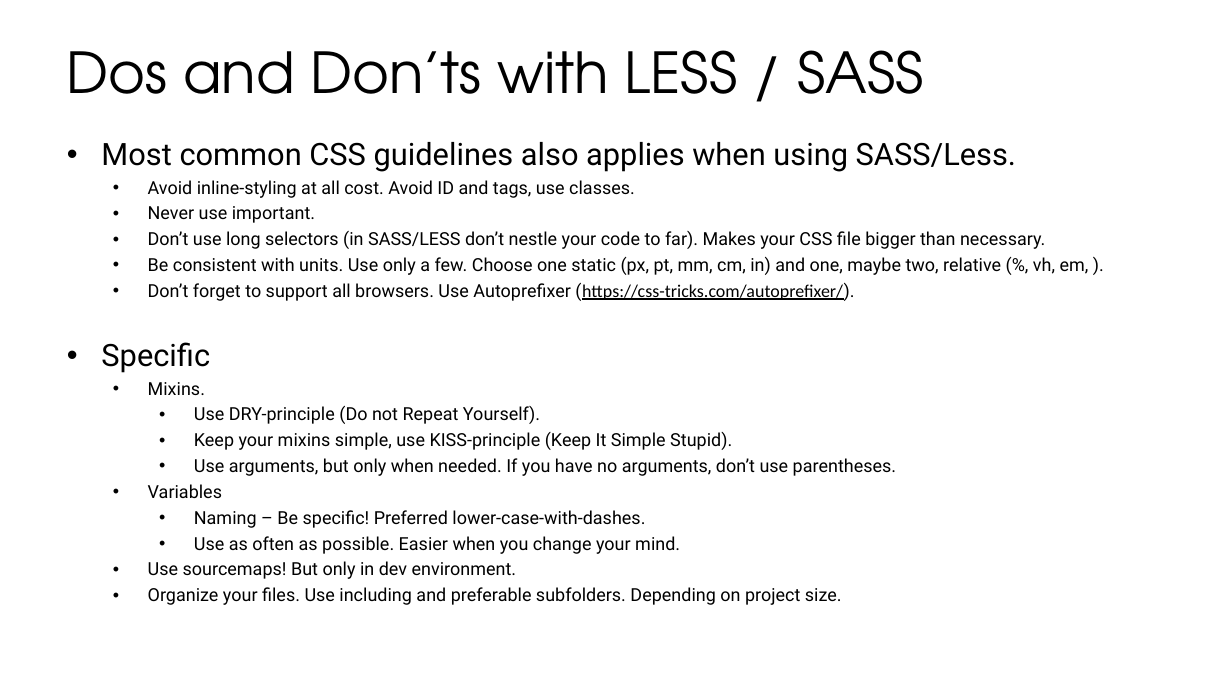
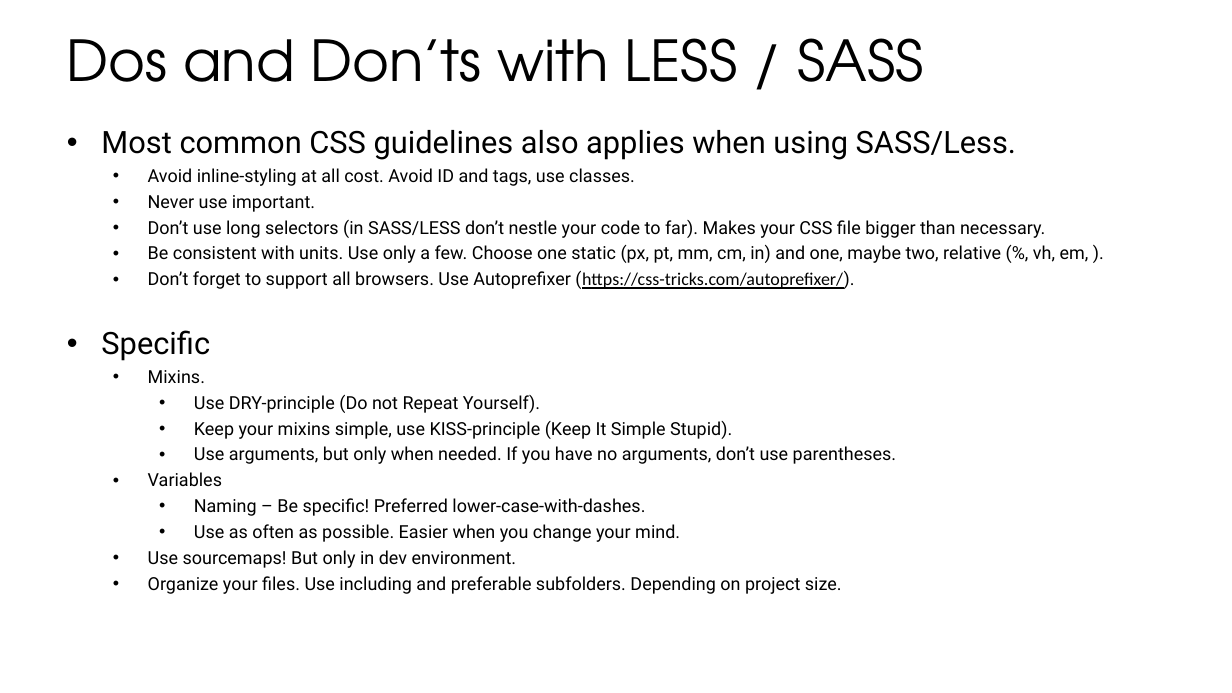
Before and after one commit to stiltet/SASS-Code-Example-Demo, a slide deck: slide 15 of Presentation.pptx. Drawn at 1232x693 pixels with LibreOffice and Linux fonts; fonts in the diff are those of the drawing. Boxes give left, top, right and bottom in pixels: in the first picture for what was removed or moved away, otherwise in the second. Text is boxed around its words. In the diff, an @@ line names an element or a change of style, - is before the commit and + after.

```diff
--- a/Presentation.pptx
+++ b/Presentation.pptx
@@ title "Dos and Don’ts with LESS ...": place and size @@
-title "Dos and Don’ts with LESS ..." at (67,50,923,94)
+title "Dos and Don’ts with LESS ..." at (67,38,923,82)
@@ text "Most common CSS guidelines also ...": place and size @@
-text "Most common CSS guidelines also ..." at (101,142,1089,605)
+text "Most common CSS guidelines also ..." at (101,130,1089,594)
```
Also in this commit, not shown: 15 other slides changed, 1 other file.
